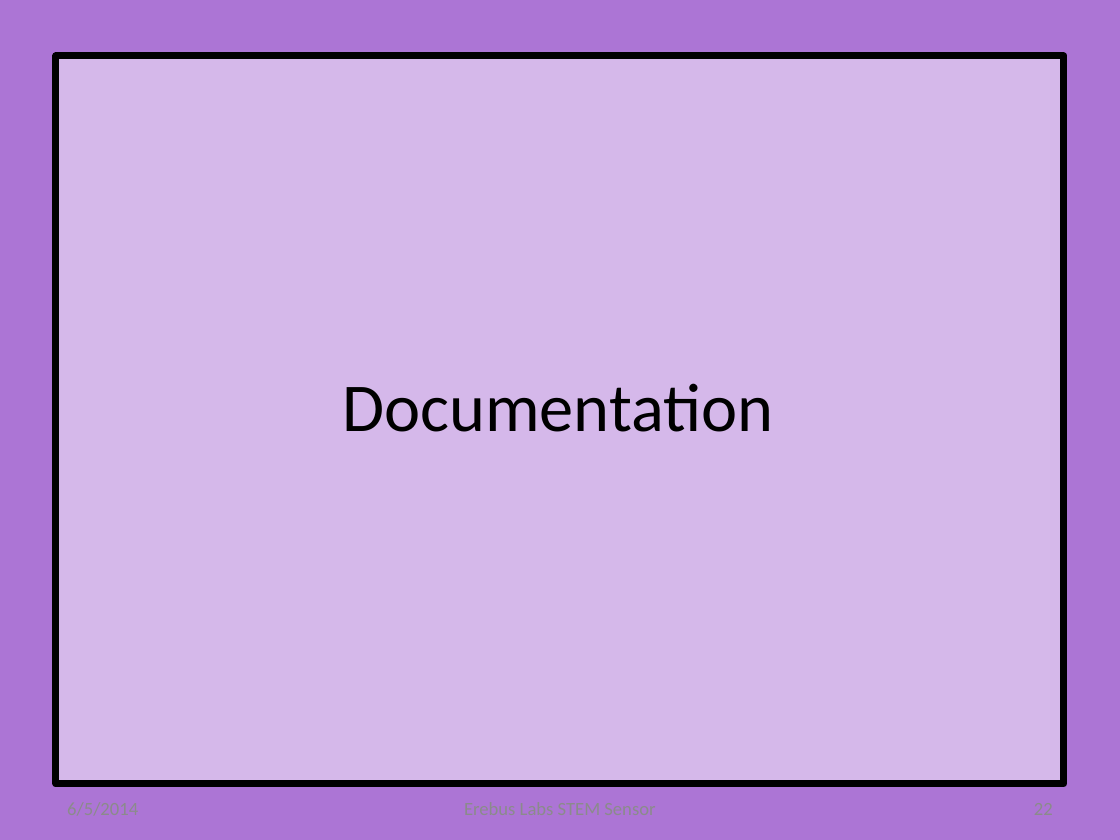
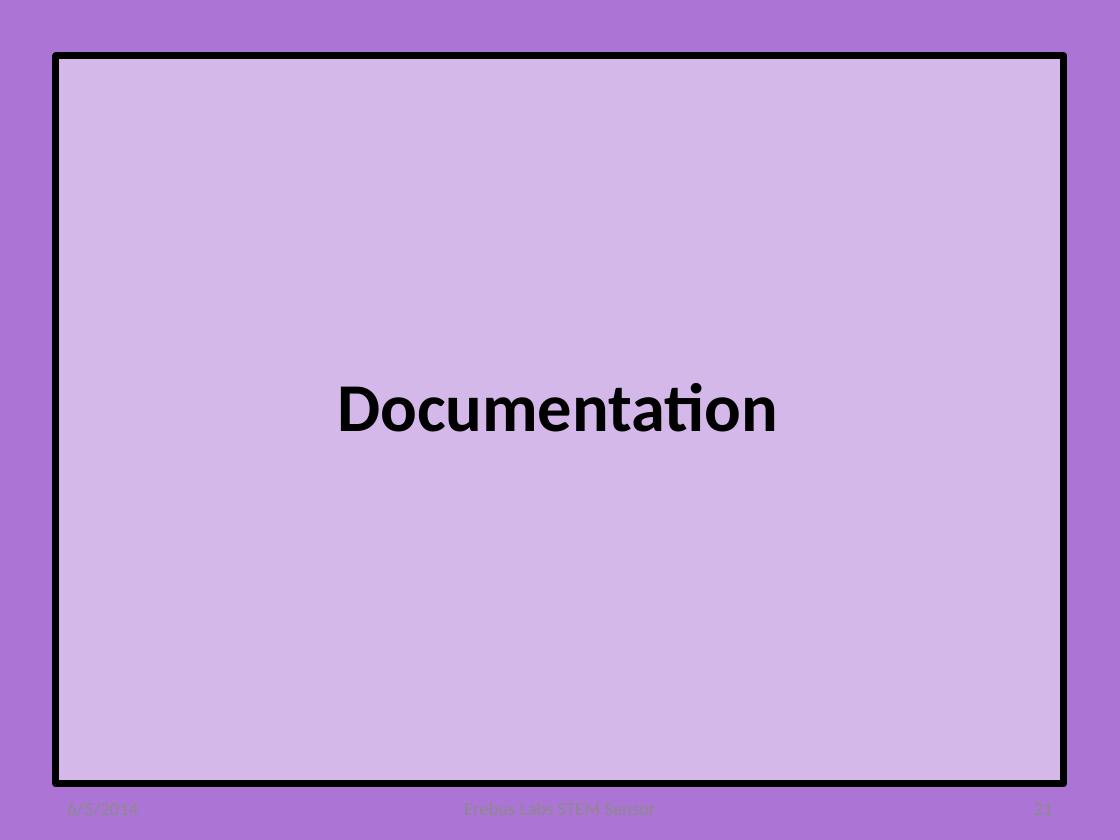
Before and after one commit to erebus-labs/PSU-VOC-SENSOR-2K14, a slide deck: slide 21 of Documents/source_documents/Presentation.pptx (slide 22 before the commit). Drawn at 1120x840 pixels with LibreOffice and Linux fonts; fonts in the diff are those of the drawing. Boxes give left, top, right and bottom in pixels: in the first picture for what was removed or moved away, otherwise in the second. Text is boxed around its words. In the diff, an @@ line names an element or a change of style, - is before the commit and + after.

```diff
--- a/Documents/source_documents/Presentation.pptx
+++ b/Documents/source_documents/Presentation.pptx
@@ title "Documentation" at box(337, 383, 778, 432): bold on @@
```
Also in this commit, not shown: 12 other slides changed, 1 slide removed.
